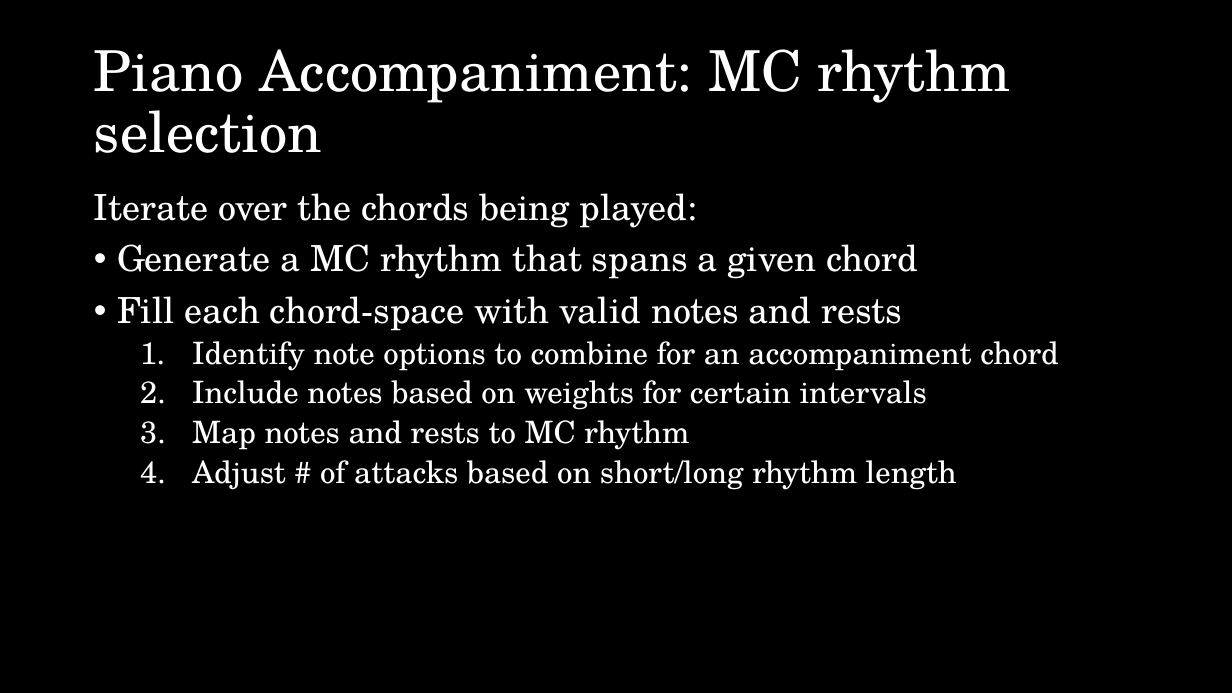
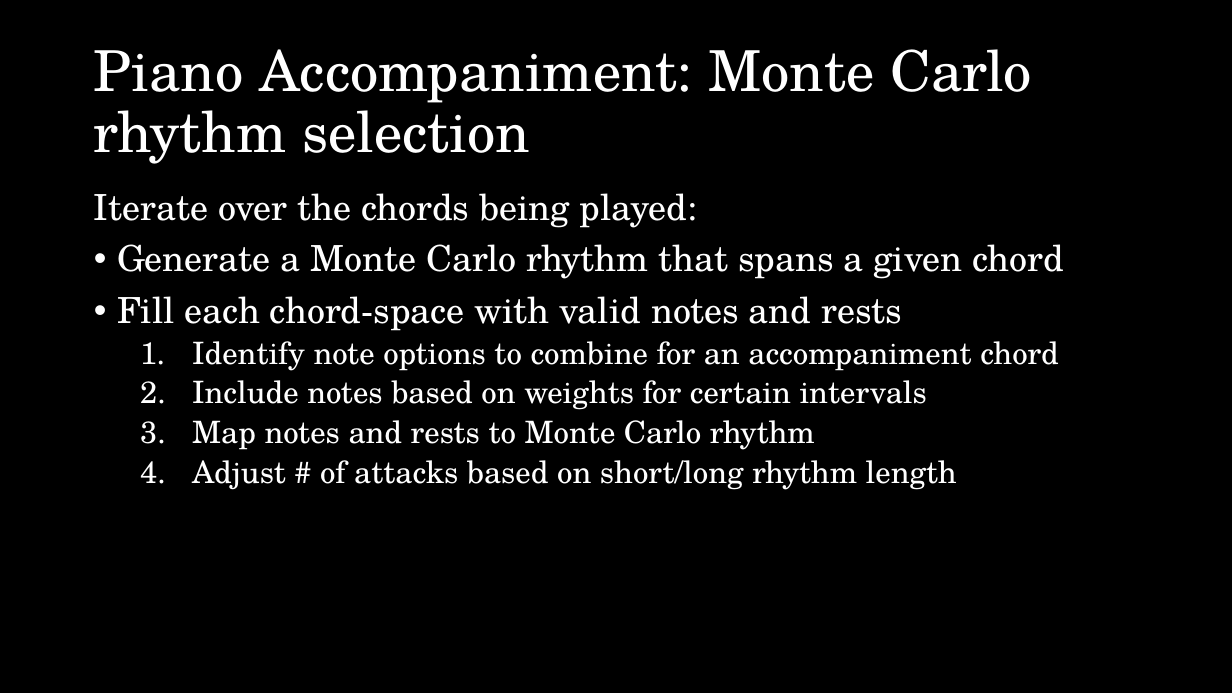
Before and after one commit to esharo02/150Final, a slide deck: slide 20 of CS150 final presentation.pptx. Drawn at 1232x693 pixels with LibreOffice and Linux fonts; fonts in the diff are those of the drawing. Boxes give left, top, right and bottom in pixels: in the first picture for what was removed or moved away, otherwise in the second. Text is boxed around its words. In the diff, an @@ line names an element or a change of style, - is before the commit and + after.

Commit message:
final presentation

```diff
--- a/CS150 final presentation.pptx
+++ b/CS150 final presentation.pptx
@@ title at bbox=[94, 49, 1032, 164]: text changed @@
-Piano Accompaniment: MC rhythm selection
+Piano Accompaniment: Monte Carlo rhythm selection
@@ text at bbox=[117, 244, 1064, 279]: text changed @@
-• Generate a MC rhythm that spans a given chord
+• Generate a Monte Carlo rhythm that spans a given chord
@@ text at bbox=[192, 420, 815, 450]: text changed @@
-  3. Map notes and rests to MC rhythm
+  3. Map notes and rests to Monte Carlo rhythm
```
Also in this commit, not shown: 4 other slides changed.
